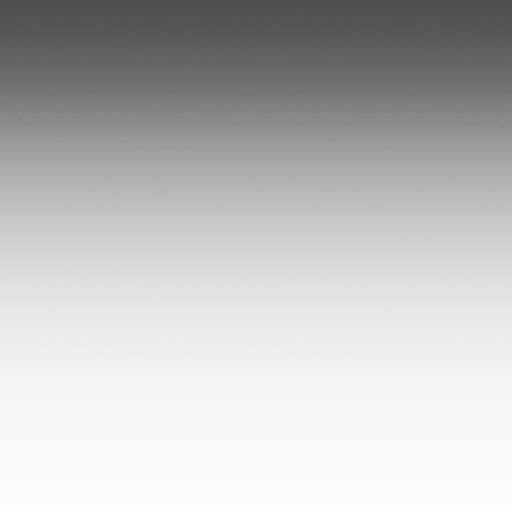
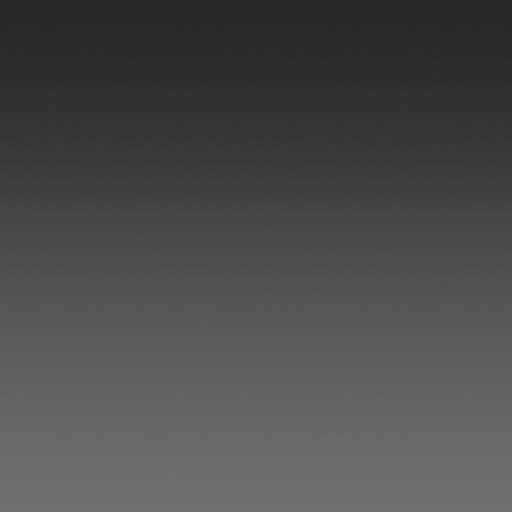
Layers edited between the first and the second 512x512 image:
painted on "Layer 1" over [0, 0, 512, 512]
